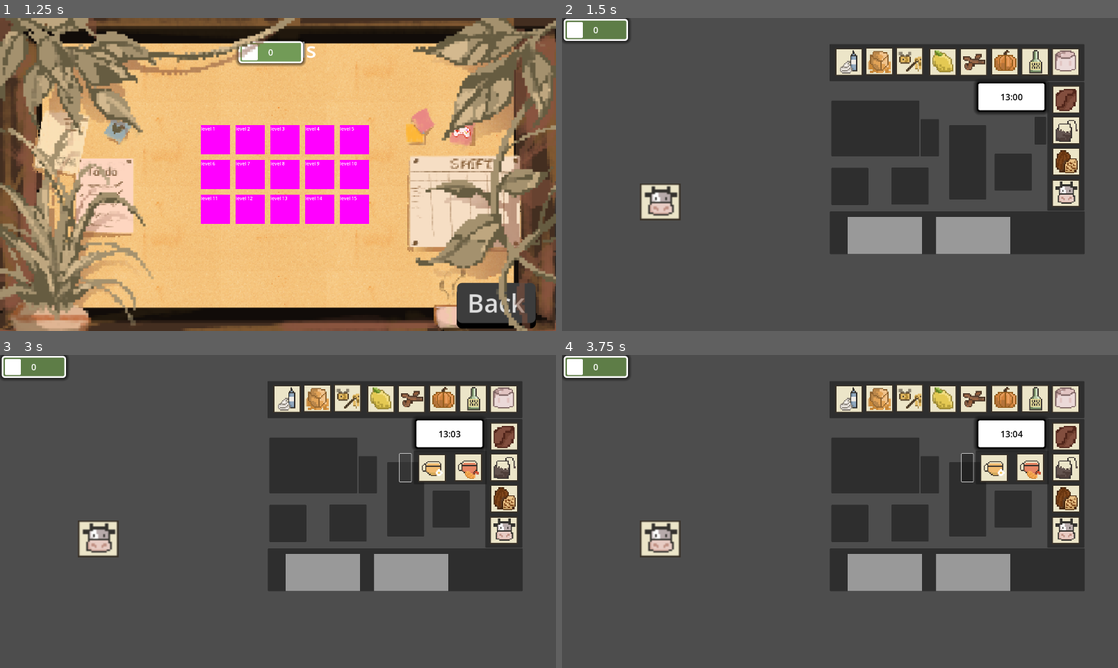
Above: before the commit, frames 1-4 (two rows, left to right).
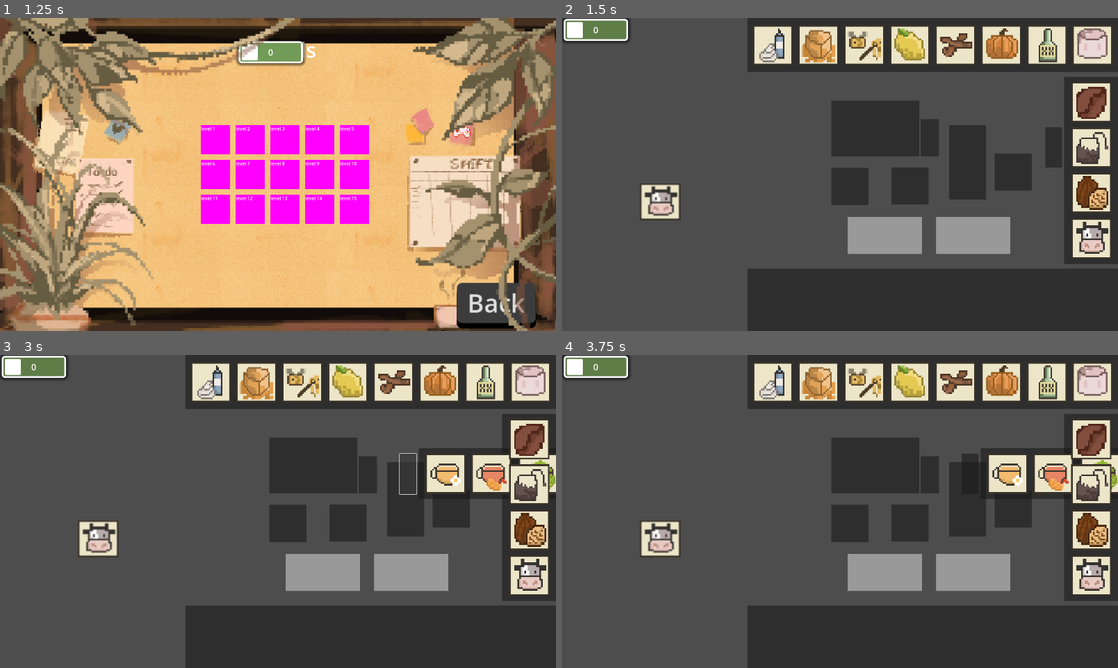
Above: after the commit, the same moments.

Repository: Project-Pixel-UoS/Brew-n-Buzz
Game: Godot game, scene res://scenes/main_menu.tscn
The game is run twice, just before and just after one commit, with the same random seed, the same clock (stepped at 60 frames per second) and the same inputs.
Inputs (mouse positions are in pixels of both pictures, inside the frame that each line leads up to; where the layout moved, square brackets give the same spot in the first picture):
- Up to frame 1 (1.25 s): click (278, 208) at 0.5 s
- Up to frame 2 (1.5 s): click "level 1" at 1.25 s
- Up to frame 3 (3 s): click (528, 483) [505, 467] at 2 s; click (489, 483) [478, 467] at 2.75 s
- Up to frame 4 (3.75 s): click (1101, 473) at 3.52 s

Frame 1 is identical in both runs. In frame 2, 35% of the frame differs, in the area x 33-100%, y 0-100%; in frame 3, 36%; in frame 4, 36%.

Commit message:
[chore]: Rescale the ingredients and panels

Diff:
--- a/scenes/level_1.tscn
+++ b/scenes/level_1.tscn
@@ -7,6 +7,7 @@
 [ext_resource type="PackedScene" uid="uid://boyudpbxnh87s" path="res://scenes/object.tscn" id="5_6bfpp"]
 [ext_resource type="Script" path="res://scenes/tea_drawer.gd" id="6_7ydoj"]
 [ext_resource type="Texture2D" uid="uid://bej466ttippun" path="res://images/kitchen panel/ingredients/milk.PNG" id="7_6t2pv"]
+[ext_resource type="Texture2D" uid="uid://0mqegeimatcy" path="res://images/kitchen panel/ingredients/matcha.PNG" id="7_bg7qj"]
 [ext_resource type="Texture2D" uid="uid://urbolafgxjia" path="res://images/kitchen panel/ingredients/fruittea.PNG" id="7_siltn"]
 [ext_resource type="Texture2D" uid="uid://d0v7hhu101kvr" path="res://images/kitchen panel/ingredients/camomilletea.PNG" id="8_0eusx"]
 [ext_resource type="Texture2D" uid="uid://cholgudtx35vj" path="res://images/kitchen panel/ingredients/coffeebean.PNG" id="8_bvyag"]
@@ -67,10 +68,10 @@
 anchors_preset = 5
 anchor_left = 0.5
 anchor_right = 0.5
-offset_left = 1432.0
-offset_top = 220.0
-offset_right = 1672.0
-offset_bottom = 324.0
+offset_left = 2140.0
+offset_top = 142.0
+offset_right = 2380.0
+offset_bottom = 246.0
 grow_horizontal = 2
 theme_override_styles/panel = SubResource("StyleBoxFlat_33rai")
 
@@ -159,22 +160,21 @@
 position = Vector2(339, 634)
 
 [node name="BottomPanel" type="Panel" parent="."]
-offset_left = 925.0
-offset_top = 667.0
-offset_right = 1805.0
-offset_bottom = 815.0
+offset_left = 640.0
+offset_top = 864.727
+offset_right = 1920.0
+offset_bottom = 1080.0
 
 [node name="VerticalPanel" type="Panel" parent="."]
-offset_left = 1676.0
-offset_top = 221.0
-offset_right = 1804.0
-offset_bottom = 665.0
+offset_left = 1733.82
+offset_top = 202.547
+offset_right = 1920.0
+offset_bottom = 848.365
 
 [node name="HorizontalPanel" type="Panel" parent="."]
-offset_left = 924.0
-offset_top = 90.0
-offset_right = 1804.0
-offset_bottom = 218.0
+offset_left = 640.0
+offset_right = 1920.0
+offset_bottom = 186.182
 
 [node name="Machines" type="Node" parent="."]
 
@@ -232,144 +232,154 @@
 
 [node name="DrawerButton" type="Button" parent="Ingredients"]
 unique_name_in_owner = true
-offset_left = 1632.0
-offset_top = 341.0
-offset_right = 1672.0
-offset_bottom = 437.0
+offset_left = 1669.0
+offset_top = 377.093
+offset_right = 1727.18
+offset_bottom = 516.729
 script = ExtResource("6_7ydoj")
 
 [node name="TeaDrawer" type="Panel" parent="Ingredients/DrawerButton"]
 layout_mode = 0
-offset_left = 49.0
-offset_top = -11.0
-offset_right = 301.0
-offset_bottom = 105.0
+offset_left = 66.0
+offset_top = -19.093
+offset_right = 577.996
+offset_bottom = 155.452
+
+[node name="Matcha" type="TextureButton" parent="Ingredients/DrawerButton/TeaDrawer"]
+texture_filter = 1
+layout_mode = 0
+offset_left = 343.917
+offset_top = 18.101
+offset_right = 483.553
+offset_bottom = 157.737
+texture_normal = ExtResource("7_bg7qj")
+stretch_mode = 0
 
 [node name="FruitTea" type="TextureButton" parent="Ingredients/DrawerButton/TeaDrawer"]
 texture_filter = 1
 layout_mode = 0
-offset_left = 140.0
-offset_top = 10.0
-offset_right = 236.0
-offset_bottom = 106.0
+offset_left = 181.009
+offset_top = 18.101
+offset_right = 320.645
+offset_bottom = 157.737
 texture_normal = ExtResource("7_siltn")
 stretch_mode = 0
 
 [node name="CamomileTea" type="TextureButton" parent="Ingredients/DrawerButton/TeaDrawer"]
 texture_filter = 1
 layout_mode = 0
-offset_left = 15.0
-offset_top = 12.0
-offset_right = 111.0
-offset_bottom = 108.0
+offset_left = 23.272
+offset_top = 18.101
+offset_right = 162.908
+offset_bottom = 157.737
 texture_normal = ExtResource("8_0eusx")
 stretch_mode = 0
 
 [node name="Milk" type="TextureButton" parent="Ingredients"]
 texture_filter = 1
-offset_left = 1692.0
-offset_top = 557.0
-offset_right = 1788.0
-offset_bottom = 653.0
+offset_left = 1757.81
+offset_top = 691.275
+offset_right = 1897.45
+offset_bottom = 830.911
 texture_normal = ExtResource("7_6t2pv")
 stretch_mode = 0
 
 [node name="Coffee" type="TextureButton" parent="Ingredients"]
 texture_filter = 1
-offset_left = 1693.0
-offset_top = 233.0
-offset_right = 1789.0
-offset_bottom = 329.0
+offset_left = 1757.81
+offset_top = 220.002
+offset_right = 1897.45
+offset_bottom = 359.638
 texture_normal = ExtResource("8_bvyag")
 stretch_mode = 0
 
 [node name="Cocoa" type="TextureButton" parent="Ingredients"]
 texture_filter = 1
-offset_left = 1693.0
-offset_top = 448.0
-offset_right = 1789.0
-offset_bottom = 544.0
+offset_left = 1757.81
+offset_top = 534.184
+offset_right = 1897.45
+offset_bottom = 673.82
 texture_normal = ExtResource("9_ib0ym")
 stretch_mode = 0
 
+[node name="BlackTea" type="TextureButton" parent="Ingredients"]
+texture_filter = 1
+offset_left = 1757.81
+offset_top = 377.093
+offset_right = 1897.45
+offset_bottom = 516.729
+texture_normal = ExtResource("17_tk8mh")
+stretch_mode = 0
+
 [node name="WhippedCream" type="TextureButton" parent="Ingredients"]
 texture_filter = 1
-offset_left = 943.0
-offset_top = 104.0
-offset_right = 1039.0
-offset_bottom = 200.0
+offset_left = 658.101
+offset_top = 24.0
+offset_right = 797.737
+offset_bottom = 163.636
 texture_normal = ExtResource("10_2da5q")
 stretch_mode = 0
 
 [node name="Marshmallows" type="TextureButton" parent="Ingredients"]
 texture_filter = 1
-offset_left = 1691.0
-offset_top = 104.0
-offset_right = 1787.0
-offset_bottom = 200.0
+offset_left = 1762.26
+offset_top = 24.0
+offset_right = 1901.9
+offset_bottom = 163.636
 texture_normal = ExtResource("11_huvnx")
 stretch_mode = 0
 
 [node name="CinnamonSticks" type="TextureButton" parent="Ingredients"]
 texture_filter = 1
-offset_left = 1373.0
-offset_top = 104.0
-offset_right = 1469.0
-offset_bottom = 200.0
+offset_left = 1289.05
+offset_top = 24.0
+offset_right = 1428.68
+offset_bottom = 163.636
 texture_normal = ExtResource("12_fl4k1")
 stretch_mode = 0
 
 [node name="Liquor" type="TextureButton" parent="Ingredients"]
 texture_filter = 1
-offset_left = 1586.0
-offset_top = 103.0
-offset_right = 1682.0
-offset_bottom = 199.0
+offset_left = 1604.52
+offset_top = 24.0
+offset_right = 1744.16
+offset_bottom = 163.636
 texture_normal = ExtResource("13_ukxhq")
 stretch_mode = 0
 
 [node name="Honey" type="TextureButton" parent="Ingredients"]
 texture_filter = 1
-offset_left = 1152.0
-offset_top = 101.0
-offset_right = 1248.0
-offset_bottom = 197.0
+offset_left = 973.575
+offset_top = 24.0
+offset_right = 1113.21
+offset_bottom = 163.636
 texture_normal = ExtResource("14_yfrnt")
 stretch_mode = 0
 
 [node name="Lemon" type="TextureButton" parent="Ingredients"]
 texture_filter = 1
-offset_left = 1267.0
-offset_top = 104.0
-offset_right = 1363.0
-offset_bottom = 200.0
+offset_left = 1131.31
+offset_top = 24.0
+offset_right = 1270.95
+offset_bottom = 163.636
 texture_normal = ExtResource("15_fbm44")
 stretch_mode = 0
 
 [node name="Caramel" type="TextureButton" parent="Ingredients"]
 texture_filter = 1
-offset_left = 1048.0
-offset_top = 102.0
-offset_right = 1144.0
-offset_bottom = 198.0
+offset_left = 815.838
+offset_top = 24.0
+offset_right = 955.474
+offset_bottom = 163.636
 texture_normal = ExtResource("16_xaw5t")
 stretch_mode = 0
 
-[node name="BlackTea" type="TextureButton" parent="Ingredients"]
-texture_filter = 1
-offset_left = 1693.0
-offset_top = 340.0
-offset_right = 1789.0
-offset_bottom = 436.0
-texture_normal = ExtResource("17_tk8mh")
-stretch_mode = 0
-
 [node name="Seasonal" type="TextureButton" parent="Ingredients"]
 texture_filter = 1
-offset_left = 1481.0
-offset_top = 103.0
-offset_right = 1577.0
-offset_bottom = 199.0
+offset_left = 1446.79
+offset_top = 24.0
+offset_right = 1586.42
+offset_bottom = 163.636
 texture_normal = ExtResource("18_753bm")
 stretch_mode = 0
 
Binary file added: images/kitchen panel/ingredients/matcha.PNG
Not shown, added: images/kitchen panel/ingredients/matcha.PNG.import
Not shown: 1 places in scenes/level_1.tscn that only renumber resources
